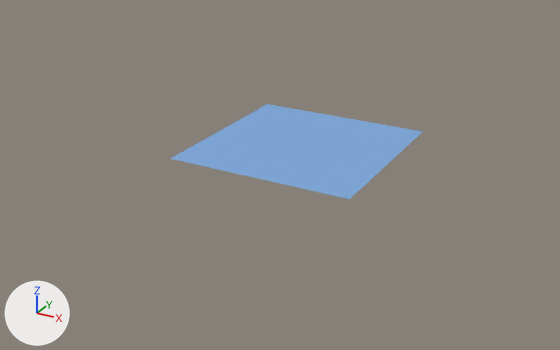
Two versions of the glTF model assets/models/water-swell-48-lite.glb, one commit apart.
The view is the same before and after, from a 50 mm lens placed at (901.0, -1763.0, 776.0), pointed at (-37.0, -58.0, -76.0). The axes (+X, +Y, +Z) are drawn at lower left. The lights are the same throughout. The older version comes first.

Objects in the first picture: 'SwellLite'.
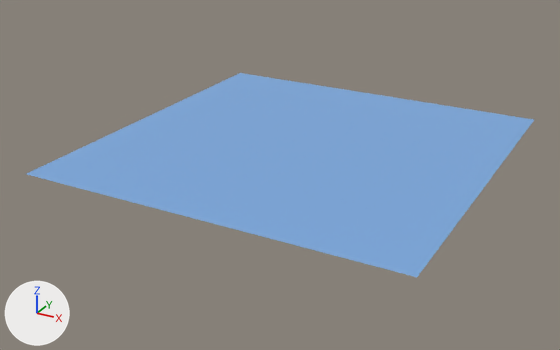
The change in detail:
me_swelllite is used by ob_swelllite; location (0.0, 0.0, 0.0).
me_swelllite had 289 vertices, 512 faces and spanned x -256.0..256.0, y -256.0..256.0, z 0.0.
me_swelllite now has 1089 vertices, 2048 faces and spans x -512.0..512.0, y -512.0..512.0, z 0.0.
me_swelllite part 1: 800 vertices added at x -512.0..512.0, y -512.0..512.0, z 0.0.

Location of each change, [x1, y1, x2, y2] in pixels of the pictures (560 x 350 px):
'SwellLite', reshaped (100% wider, 114% taller): before [170, 104, 423, 199]; after [27, 73, 534, 277]
part 1 of me_swelllite, added (blue): after [27, 73, 534, 277]
